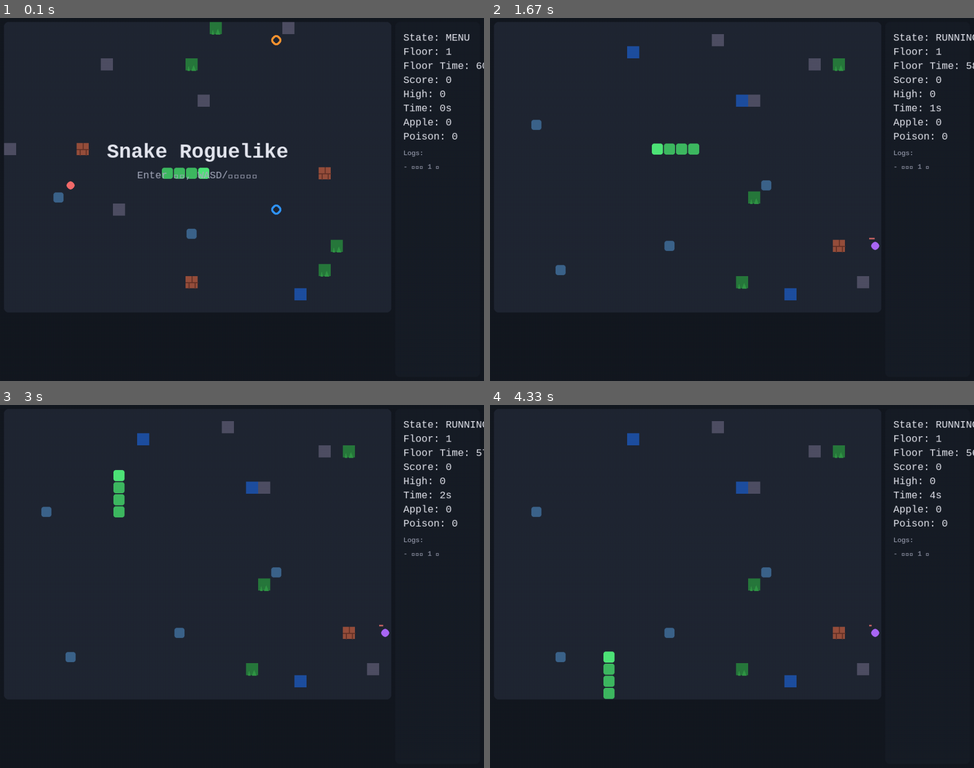
Above: before the commit, frames 1-4 (two rows, left to right).
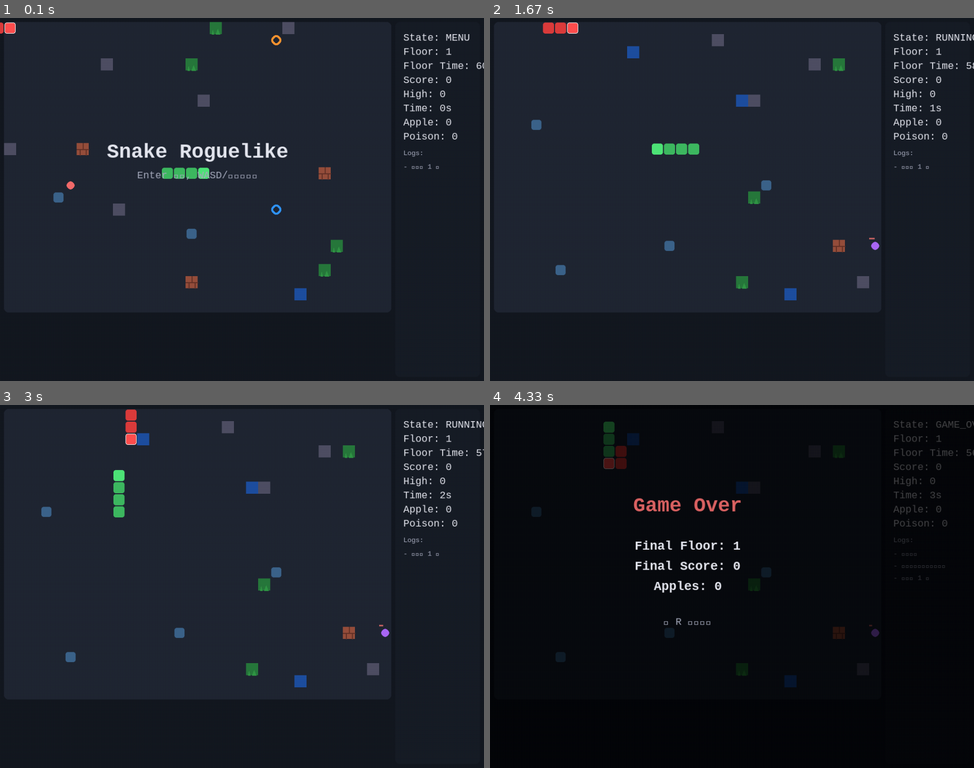
Above: after the commit, the same moments.

Repository: colors-blind/snake_game_with_pygame
Game: pygame game, started from src/main.py
Two runs of this game, one before a commit and one after it. Both use one fixed random seed, a clock stepped at 60 frames per second and the inputs below.
Inputs:
- Up to frame 1 (0.1 s): no input
- Up to frame 2 (1.67 s): tap Enter at 0.33 s; tap W at 0.67 s; tap Left at 1 s
- Up to frame 3 (3 s): tap Up at 2.33 s
- Up to frame 4 (4.33 s): tap Up at 3.23, 3.53 s

The runs differ from the first frame. In frame 1, less than 0.1% of the frame differs, in the area x 0-4%, y 1-5%; in frame 2, 0.2%; in frame 3, 0.2%; in frame 4, 82%, in the area x 0-100%, y 0-100%.

Commit message:
feat(ai): 添加AI蛇功能及其相关系统
实现AI蛇的生成、移动和碰撞检测逻辑
添加AI蛇的绘制和颜色配置
修改游戏主循环以支持AI蛇的更新

Diff:
--- a/src/config.py
+++ b/src/config.py
@@ -69,6 +69,8 @@
     board: tuple[int, int, int] = (33, 39, 52)
     snake_head: tuple[int, int, int] = (80, 230, 120)
     snake_body: tuple[int, int, int] = (63, 186, 98)
+    ai_snake_head: tuple[int, int, int] = (255, 80, 80)
+    ai_snake_body: tuple[int, int, int] = (220, 60, 60)
     normal_food: tuple[int, int, int] = (245, 108, 108)
     poison_food: tuple[int, int, int] = (171, 104, 247)
     text_main: tuple[int, int, int] = (230, 232, 240)
--- a/src/game.py
+++ b/src/game.py
@@ -5,11 +5,11 @@
 
 from .config import GAMEPLAY, GRID, SCREEN, ROGUELIKE
 from .events import GameState, MapTileType, EventType
-from .models import RunStats, GameMap, Food, Vec2
+from .models import RunStats, GameMap, Food, Vec2, Snake
 from .systems import (
     DirectionInputBuffer, RuleSystem, SaveSystem, SpawnSystem,
     MapGenerator, UpgradeSystem, EventSystem, DifficultySystem,
-    build_snake_with_bonus
+    build_snake_with_bonus, build_ai_snake, AISystem
 )
 from .ui import UiRenderer
 
@@ -26,11 +26,13 @@
         self.input_buffer = DirectionInputBuffer()
 
         self.snake = build_snake_with_bonus(0)
+        self.ai_snake: Optional[Snake] = None
         self.game_map = GameMap()
         self.foods: list[Food] = []
         self.stats = RunStats(high_score=SaveSystem.load_high_score())
 
         self.tick_accumulator = 0
+        self.ai_tick_accumulator = 0
         self.running = True
 
         self._init_new_run()
@@ -41,10 +43,13 @@
             high_score=self.stats.high_score,
             next_event_ms=EventSystem.roll_next_event_time(0)
         )
+        self.ai_snake = None
+        self.ai_tick_accumulator = 0
         self._generate_new_floor()
 
     def _generate_new_floor(self) -> None:
         self.snake = build_snake_with_bonus(self.stats.upgrades.initial_length_bonus)
+        self.ai_snake = build_ai_snake(self.snake)
         self.game_map = MapGenerator.generate(self.stats.floor, self.snake)
         self.stats.floor_elapsed_ms = 0
         self.stats.has_immunity_this_floor = self.stats.upgrades.immunity_first_hit
@@ -53,6 +58,7 @@
         self._spawn_initial_foods()
         self.input_buffer = DirectionInputBuffer()
         self.tick_accumulator = 0
+        self.ai_tick_accumulator = 0
 
         self.stats.add_log(f"进入第 {self.stats.floor} 层")
 
@@ -68,7 +74,7 @@
             self._update(dt)
             self.renderer.draw(
                 self.state, self.snake, self.foods, self.stats,
-                self.game_map
+                self.game_map, self.ai_snake
             )
             pygame.display.flip()
         pygame.quit()
@@ -143,6 +149,7 @@
         self.stats.elapsed_ms += dt
         self.stats.floor_elapsed_ms += dt
         self.tick_accumulator += dt
+        self.ai_tick_accumulator += dt
 
         if not self.stats.has_freeze_time():
             for food in self.foods[:]:
@@ -181,6 +188,12 @@
             if not self._step():
                 return
 
+        ai_tick_ms = int(tick_ms * 1.5)
+        while self.ai_tick_accumulator >= ai_tick_ms:
+            self.ai_tick_accumulator -= ai_tick_ms
+            if not self._ai_step():
+                return
+
     def _current_tick_ms(self) -> int:
         return DifficultySystem.get_tick_ms_for_floor(self.stats.floor, self.stats)
 
@@ -236,6 +249,12 @@
                 return False
             return True
 
+        if self.ai_snake is not None:
+            if AISystem.check_player_collision_with_ai(self.snake, self.ai_snake):
+                self.stats.add_log("撞到了机器蛇！")
+                self._game_over()
+                return False
+
         for food in self.foods[:]:
             if head.x == food.pos.x and head.y == food.pos.y:
                 RuleSystem.apply_food_effect(food, self.snake, self.stats)
@@ -246,6 +265,26 @@
 
         return True
 
+    def _ai_step(self) -> bool:
+        if self.ai_snake is None:
+            return True
+
+        direction = AISystem.choose_direction(self.ai_snake, self.snake, self.game_map)
+        self.ai_snake.set_direction(direction)
+
+        self.ai_snake.move()
+        ai_head = self.ai_snake.head
+
+        ai_head = AISystem.wrap_position(ai_head)
+        self.ai_snake.body[0] = ai_head
+
+        if AISystem.check_collision_with_player(self.ai_snake, self.snake):
+            self.stats.add_log("机器蛇咬到了你的尾部！")
+            self._game_over()
+            return False
+
+        return True
+
     def _handle_wrapping(self, pos: Vec2) -> Vec2:
         new_x = pos.x
         new_y = pos.y
--- a/src/systems.py
+++ b/src/systems.py
@@ -510,3 +510,150 @@
     length = GAMEPLAY.initial_snake_length + length_bonus
     body = [Vec2(center_x - i, center_y) for i in range(length)]
     return Snake(body=body, direction=RIGHT)
+
+
+def build_ai_snake(player_snake: Snake) -> Snake:
+    player_head = player_snake.head
+    start_x = (player_head.x + GRID.cols // 2) % GRID.cols
+    start_y = (player_head.y + GRID.rows // 2) % GRID.rows
+
+    body = [Vec2(start_x - i, start_y) for i in range(3)]
+    return Snake(body=body, direction=RIGHT)
+
+
+class AISystem:
+    DIRECTIONS = [UP, DOWN, LEFT, RIGHT]
+
+    @staticmethod
+    def get_opposite(direction: Vec2) -> Vec2:
+        if direction == UP:
+            return DOWN
+        if direction == DOWN:
+            return UP
+        if direction == LEFT:
+            return RIGHT
+        return LEFT
+
+    @staticmethod
+    def wrap_position(pos: Vec2) -> Vec2:
+        new_x = pos.x
+        new_y = pos.y
+
+        if pos.x < 0:
+            new_x = GRID.cols - 1
+        elif pos.x >= GRID.cols:
+            new_x = 0
+
+        if pos.y < 0:
+            new_y = GRID.rows - 1
+        elif pos.y >= GRID.rows:
+            new_y = 0
+
+        return Vec2(new_x, new_y)
+
+    @staticmethod
+    def is_safe(
+        pos: Vec2,
+        game_map: GameMap,
+        ai_snake: Snake,
+        player_snake: Snake
+    ) -> bool:
+        wrapped_pos = AISystem.wrap_position(pos)
+
+        if game_map.is_blocking(wrapped_pos):
+            return False
+
+        for seg in ai_snake.body[:-1]:
+            if seg.x == wrapped_pos.x and seg.y == wrapped_pos.y:
+                return False
+
+        return True
+
+    @staticmethod
+    def get_distance(pos1: Vec2, pos2: Vec2) -> tuple[int, int]:
+        dx = min(
+            abs(pos1.x - pos2.x),
+            abs(pos1.x - pos2.x + GRID.cols),
+            abs(pos1.x - pos2.x - GRID.cols)
+        )
+        dy = min(
+            abs(pos1.y - pos2.y),
+            abs(pos1.y - pos2.y + GRID.rows),
+            abs(pos1.y - pos2.y - GRID.rows)
+        )
+        return dx, dy
+
+    @staticmethod
+    def get_manhattan_distance(pos1: Vec2, pos2: Vec2) -> int:
+        dx, dy = AISystem.get_distance(pos1, pos2)
+        return dx + dy
+
+    @staticmethod
+    def choose_direction(
+        ai_snake: Snake,
+        player_snake: Snake,
+        game_map: GameMap
+    ) -> Vec2:
+        if len(player_snake.body) == 0:
+            return ai_snake.direction
+
+        target = player_snake.body[-1]
+
+        opposite = AISystem.get_opposite(ai_snake.direction)
+
+        safe_directions = []
+        for direction in AISystem.DIRECTIONS:
+            if direction == opposite:
+                continue
+
+            next_pos = ai_snake.head + direction
+            if AISystem.is_safe(next_pos, game_map, ai_snake, player_snake):
+                wrapped_next = AISystem.wrap_position(next_pos)
+                dist = AISystem.get_manhattan_distance(wrapped_next, target)
+                safe_directions.append((direction, dist))
+
+        if not safe_directions:
+            for direction in AISystem.DIRECTIONS:
+                if direction != opposite:
+                    next_pos = ai_snake.head + direction
+                    wrapped_next = AISystem.wrap_position(next_pos)
+
+                    if not game_map.is_blocking(wrapped_next):
+                        dist = AISystem.get_manhattan_distance(wrapped_next, target)
+                        safe_directions.append((direction, dist))
+
+            if not safe_directions:
+                return ai_snake.direction
+
+        safe_directions.sort(key=lambda x: x[1])
+
+        best_dist = safe_directions[0][1]
+        candidates = [d for d, dist in safe_directions if dist == best_dist]
+
+        if len(candidates) > 1 and ai_snake.direction in candidates:
+            return ai_snake.direction
+
+        return choice(candidates)
+
+    @staticmethod
+    def check_collision_with_player(
+        ai_snake: Snake,
+        player_snake: Snake
+    ) -> bool:
+        ai_head = ai_snake.head
+        if len(player_snake.body) > 0:
+            player_tail = player_snake.body[-1]
+            if ai_head.x == player_tail.x and ai_head.y == player_tail.y:
+                return True
+        return False
+
+    @staticmethod
+    def check_player_collision_with_ai(
+        player_snake: Snake,
+        ai_snake: Snake
+    ) -> bool:
+        player_head = player_snake.head
+        for seg in ai_snake.body:
+            if player_head.x == seg.x and player_head.y == seg.y:
+                return True
+        return False
--- a/src/ui.py
+++ b/src/ui.py
@@ -22,13 +22,16 @@
         snake: Snake,
         foods: list[Food],
         stats: RunStats,
-        game_map: GameMap
+        game_map: GameMap,
+        ai_snake: Snake | None = None
     ) -> None:
         self.screen.fill(THEME.background)
         self._draw_board()
         self._draw_map(game_map, snake, stats)
         self._draw_foods(foods)
         self._draw_snake(snake, stats)
+        if ai_snake is not None:
+            self._draw_ai_snake(ai_snake)
 
         if stats.has_narrow_vision():
             self._draw_fog(snake)
@@ -132,6 +135,28 @@
                 border_radius=4,
             )
 
+    def _draw_ai_snake(self, snake: Snake) -> None:
+        for idx, seg in enumerate(snake.body):
+            x = GRID.margin + seg.x * GRID.cell_size + 1
+            y = GRID.margin + seg.y * GRID.cell_size + 1
+            color = THEME.ai_snake_head if idx == 0 else THEME.ai_snake_body
+
+            pygame.draw.rect(
+                self.screen,
+                color,
+                pygame.Rect(x, y, GRID.cell_size - 2, GRID.cell_size - 2),
+                border_radius=4,
+            )
+
+            if idx == 0:
+                pygame.draw.rect(
+                    self.screen,
+                    (255, 255, 255),
+                    pygame.Rect(x, y, GRID.cell_size - 2, GRID.cell_size - 2),
+                    border_radius=4,
+                    width=1
+                )
+
     def _draw_foods(self, foods: list[Food]) -> None:
         for food in foods:
             x = GRID.margin + food.pos.x * GRID.cell_size + GRID.cell_size // 2
